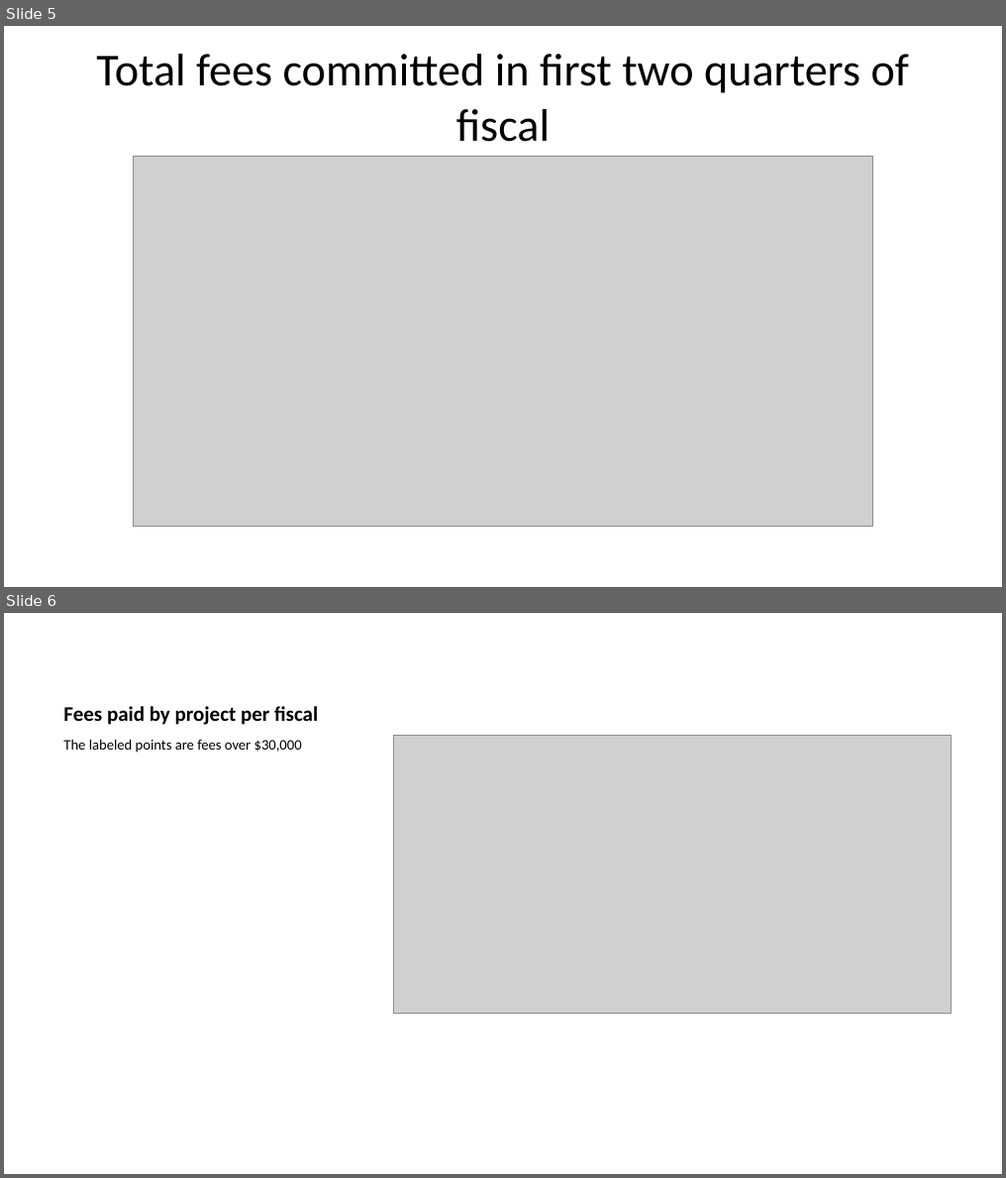
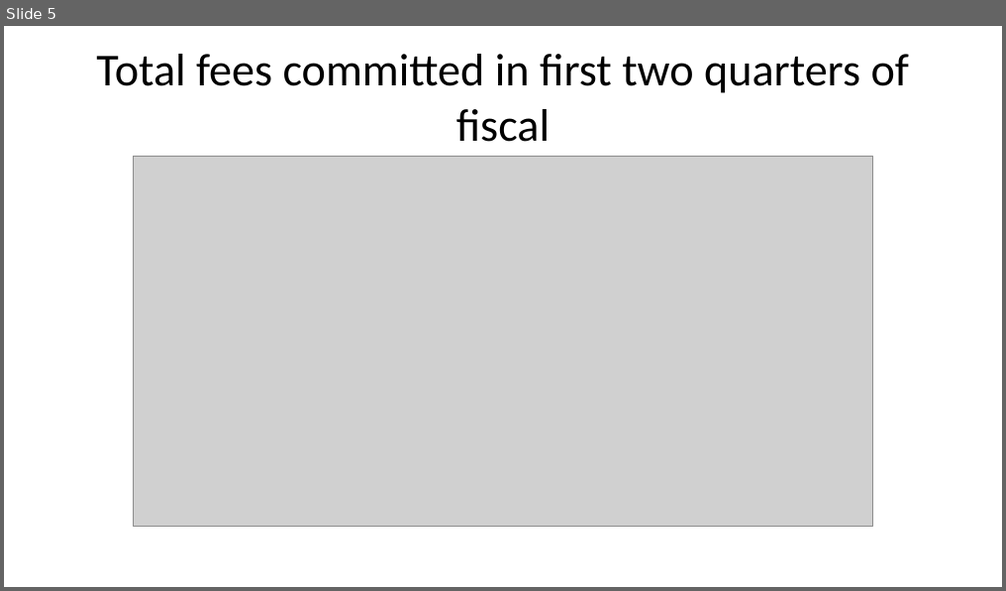
Before and after one commit to bkinasevych/hic-dashboard, a slide deck: docs/index.pptx. Shown one above the other, each under a label of ours: slides 5 and 6 before the commit, slide 5 after it. The pictures are 1006x1178 and 1006x591 pixels, drawn with LibreOffice and Linux fonts; fonts in the diff are those of the drawing; grey boxes stand for pictures. Boxes give left, top, right and bottom in pixels: in the first picture for what was removed or moved away, otherwise in the second. Text is boxed around its words. In the diff, an @@ line names an element or a change of style, - is before the commit and + after.

```diff
--- a/docs/index.pptx
+++ b/docs/index.pptx
@@ slide 6 removed at bbox=[4, 613, 1002, 1174], background #FFFFFF @@
@@ title removed at bbox=[63, 706, 318, 725] @@
-Fees paid by project per fiscal
@@ text removed at bbox=[63, 739, 302, 753] @@
-The labeled points are fees over $30,000
@@ picture removed at bbox=[393, 735, 950, 1013] @@
```
Also in this commit, not shown: 1 slide changed, 7 other files.
